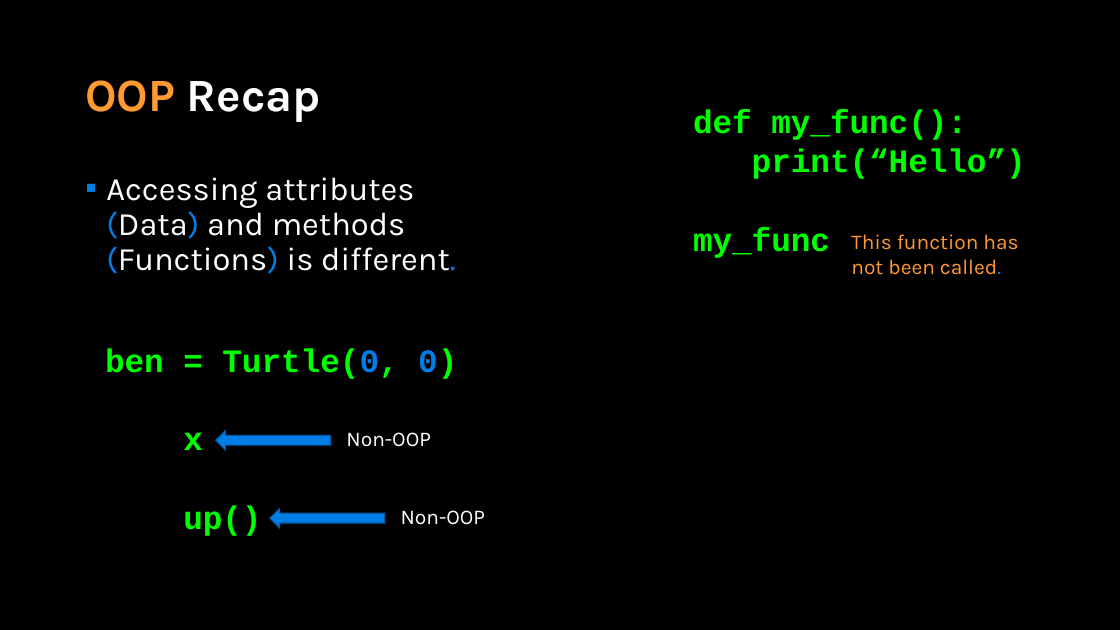
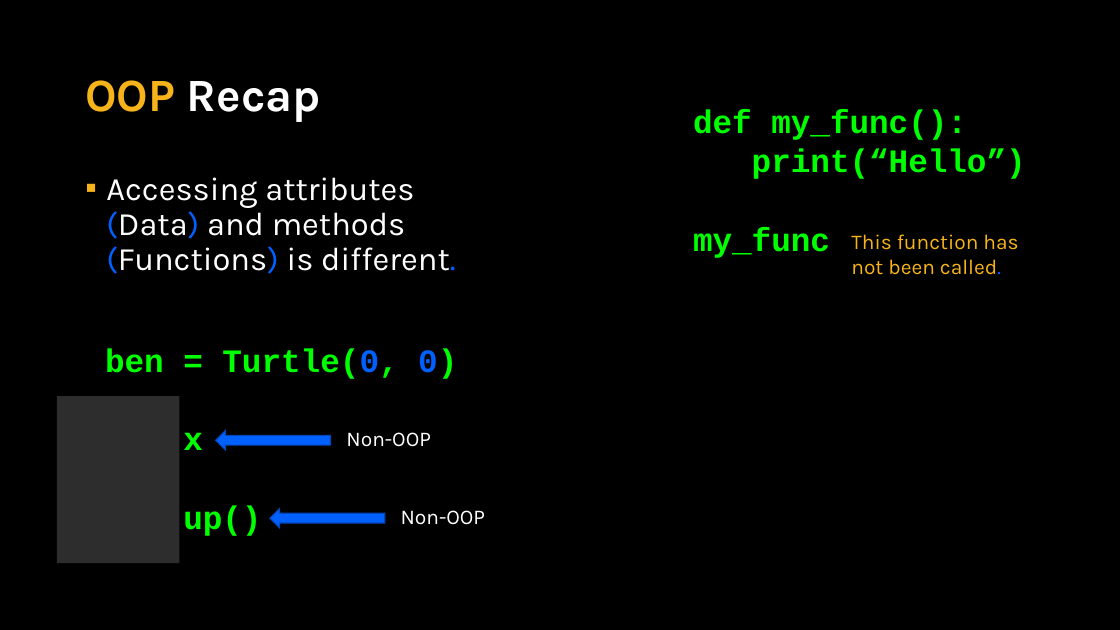
Before and after one commit to APS106/APS106-winter-2024-kinsella-goodfellow, a slide deck: slide 16 of lectures/week9/lecture3/slides/week9_lecture3.pptx. Drawn at 1120x630 pixels with LibreOffice and Linux fonts; fonts in the diff are those of the drawing; background and template pictures are left out. Boxes give left, top, right and bottom in pixels: in the first picture for what was removed or moved away, otherwise in the second. Text is boxed around its words. In the diff, an @@ line names an element or a change of style, - is before the commit and + after.

```diff
--- a/lectures/week9/lecture3/slides/week9_lecture3.pptx
+++ b/lectures/week9/lecture3/slides/week9_lecture3.pptx
@@ title "OOP Recap" at (x1=85, y1=80, x2=321, y2=122): text colour #FF9933 to #F7B41A in "OOP" @@
@@ text "Accessing attributes (Data) and methods ..." at (x1=106, y1=177, x2=455, y2=274): text colour #017EE5 to #0061FF in "(Data) (Functions) different."; bullet colour #007EE5 to #F7B41A @@
@@ text "This function has not been ..." at (x1=851, y1=234, x2=1018, y2=275): text colour #FF9933 to #F7B41A; text colour #017EE5 to #0061FF in "called." @@
@@ text at (x1=105, y1=348, x2=457, y2=379): text colour #017EE5 to #0061FF in "Turtle(0, 0)" @@
@@ rectangle at (x1=57, y1=397, x2=180, y2=564): fill #000000 to #2D2D2D @@
@@ right arrow at (x1=216, y1=431, x2=331, y2=450): fill #017EE5 to #0061FF; outline #015DA9 1 pt to #0048BD 1 pt @@
@@ right arrow at (x1=270, y1=508, x2=385, y2=528): fill #017EE5 to #0061FF; outline #015DA9 1 pt to #0048BD 1 pt @@
```
Also in this commit, not shown: 37 other slides changed, 8 other files.
